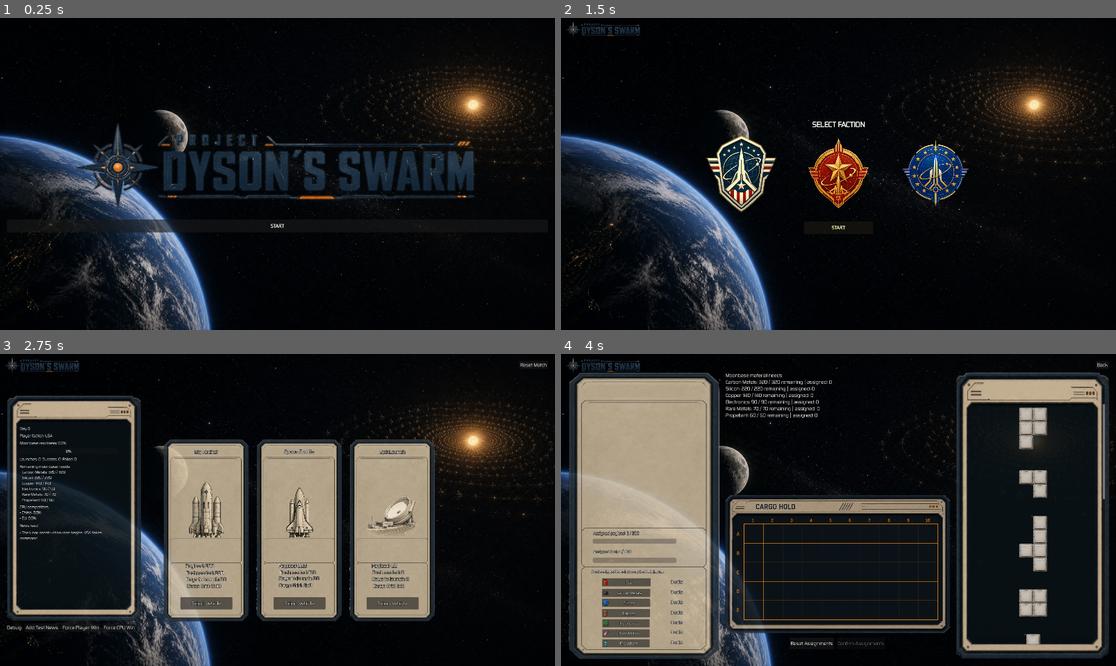
Above: before the commit, frames 1-4 (two rows, left to right).
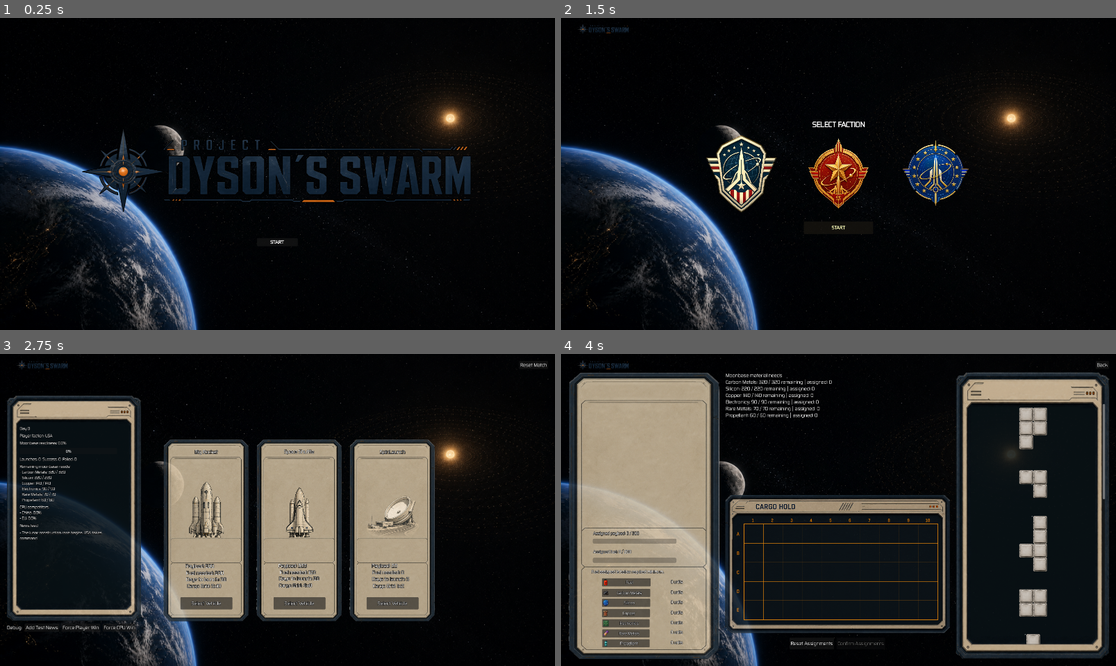
Above: after the commit, the same moments.

Repository: Geopardi00/ProjectDysonSwarm
Game: Godot game, scene res://scenes/main/Main.tscn
The game is run twice, just before and just after one commit, with the same random seed, the same clock (stepped at 60 frames per second) and the same inputs. Sound files missing from this copy of the repository are replaced by a short silence.
Inputs (mouse positions are in pixels of both pictures, inside the frame that each line leads up to):
- Up to frame 1 (0.25 s): no input
- Up to frame 2 (1.5 s): click "START" at 0.5 s; click (738, 174) at 1.27 s
- Up to frame 3 (2.75 s): click "START" at 2 s
- Up to frame 4 (4 s): click "Reset Match" at 2.75 s; click "Select Vehicle" at 3.5 s

The runs differ from the first frame. In frame 1, 16% of the frame differs, in the area x 0-100%, y 0-100%; in frame 2, 11%; in frame 3, 6.0%; in frame 4, 3.0%.

Commit message:
Add editable opening screen preview

Diff:
--- a/scenes/main/Main.gd
+++ b/scenes/main/Main.gd
@@ -1,3 +1,4 @@
+@tool
 extends Control
 
 const GameDataScript := preload("res://scripts/data/GameData.gd")
@@ -23,6 +24,32 @@
 	"res://audio/music/bg_music3.mp3",
 ]
 
+@export_category("Opening Screen Layout")
+@export_range(-300.0, 300.0, 1.0, "suffix:px") var opening_vertical_offset := 90.0:
+	set(value):
+		opening_vertical_offset = value
+		_update_editor_opening_preview()
+@export_range(0.0, 200.0, 1.0, "suffix:px") var opening_title_button_spacing := 28.0:
+	set(value):
+		opening_title_button_spacing = value
+		_update_editor_opening_preview()
+@export_range(200.0, 1800.0, 1.0, "suffix:px") var opening_title_width := 1448.0:
+	set(value):
+		opening_title_width = value
+		_update_editor_opening_preview()
+@export_range(50.0, 600.0, 1.0, "suffix:px") var opening_title_height := 333.0:
+	set(value):
+		opening_title_height = value
+		_update_editor_opening_preview()
+@export_range(100.0, 600.0, 1.0, "suffix:px") var opening_button_width := 220.0:
+	set(value):
+		opening_button_width = value
+		_update_editor_opening_preview()
+@export_range(24.0, 160.0, 1.0, "suffix:px") var opening_button_height := 44.0:
+	set(value):
+		opening_button_height = value
+		_update_editor_opening_preview()
+
 @onready var root_margin: MarginContainer = $RootMargin
 @onready var cargo_loading_screen: Control = %CargoLoadingScreen
 
@@ -38,6 +65,12 @@
 
 
 func _ready() -> void:
+	if Engine.is_editor_hint():
+		call_deferred("_update_editor_opening_preview")
+		return
+	var editor_preview := get_node_or_null("EditorOpeningPreview") as Control
+	if editor_preview != null:
+		editor_preview.visible = false
 	_add_scene_background()
 	_add_corner_logo()
 	_start_background_music()
@@ -128,11 +161,14 @@
 func _build_opening_screen() -> Control:
 	var layout := VBoxContainer.new()
 	layout.set_anchors_preset(Control.PRESET_FULL_RECT)
+	layout.offset_top = opening_vertical_offset
+	layout.offset_bottom = opening_vertical_offset
 	layout.alignment = BoxContainer.ALIGNMENT_CENTER
-	layout.add_theme_constant_override("separation", 28)
+	layout.add_theme_constant_override("separation", int(opening_title_button_spacing))
 
 	var logo := TextureRect.new()
-	logo.custom_minimum_size = Vector2(1448, 333)
+	logo.custom_minimum_size = Vector2(opening_title_width, opening_title_height)
+	logo.size_flags_horizontal = Control.SIZE_SHRINK_CENTER
 	logo.texture = UiAssetsScript.get_title_logo()
 	logo.expand_mode = TextureRect.EXPAND_FIT_WIDTH_PROPORTIONAL
 	logo.stretch_mode = TextureRect.STRETCH_KEEP_ASPECT_CENTERED
@@ -141,13 +177,35 @@
 
 	var start_button := Button.new()
 	start_button.text = "START"
-	start_button.custom_minimum_size = Vector2(220, 44)
+	start_button.custom_minimum_size = Vector2(opening_button_width, opening_button_height)
+	start_button.size_flags_horizontal = Control.SIZE_SHRINK_CENTER
 	start_button.pressed.connect(_show_faction_select)
 	layout.add_child(start_button)
 
 	UiAssetsScript.apply_text_outline(layout)
 	UiAssetsScript.apply_semibold_font(start_button)
 	return layout
+
+
+func _update_editor_opening_preview() -> void:
+	if not Engine.is_editor_hint() or not is_inside_tree():
+		return
+	var preview := get_node_or_null("EditorOpeningPreview") as Control
+	if preview == null:
+		return
+	preview.visible = true
+	var layout := preview.get_node_or_null("Layout") as VBoxContainer
+	var logo := preview.get_node_or_null("Layout/TitleLogo") as TextureRect
+	var start_button := preview.get_node_or_null("Layout/StartButton") as Button
+	if layout == null or logo == null or start_button == null:
+		return
+	layout.offset_top = opening_vertical_offset
+	layout.offset_bottom = opening_vertical_offset
+	layout.add_theme_constant_override("separation", int(opening_title_button_spacing))
+	logo.custom_minimum_size = Vector2(opening_title_width, opening_title_height)
+	start_button.custom_minimum_size = Vector2(opening_button_width, opening_button_height)
+	UiAssetsScript.apply_text_outline(layout)
+	UiAssetsScript.apply_semibold_font(start_button)
 
 
 func _build_faction_select_screen() -> Control:
--- a/scenes/main/Main.tscn
+++ b/scenes/main/Main.tscn
@@ -1,9 +1,16 @@
-[gd_scene load_steps=3 format=3 uid="uid://project_dyson_swarm_main"]
+[gd_scene format=3 uid="uid://bewujagdnwswd"]
 
-[ext_resource type="Script" path="res://scenes/main/Main.gd" id="1_main"]
-[ext_resource type="PackedScene" path="res://scenes/ui/CargoLoadingScreen.tscn" id="2_cargo"]
+[ext_resource type="Script" uid="uid://cpji1rpre3d1s" path="res://scenes/main/Main.gd" id="1_main"]
+[ext_resource type="PackedScene" uid="uid://b8tgph63inluv" path="res://scenes/ui/CargoLoadingScreen.tscn" id="2_cargo"]
+[ext_resource type="Texture2D" uid="uid://jdd6xt5nsnso" path="res://assets/ui/backgrounds/ui_bg_space_loading_1920x1080.png" id="3_background"]
+[ext_resource type="Texture2D" uid="uid://cdrrtf0a71lrp" path="res://assets/ui/title/title_logo.png" id="4_title_logo"]
+[ext_resource type="FontFile" uid="uid://i1vysh7sha26" path="res://assets/ui/fonts/zekton/Zekton-Regular.otf" id="5_dc040"]
 
-[node name="Main" type="Control"]
+[sub_resource type="FontVariation" id="FontVariation_1rhdn"]
+base_font = ExtResource("5_dc040")
+variation_embolden = 0.8
+
+[node name="Main" type="Control" unique_id=1824463018]
 layout_mode = 3
 anchors_preset = 15
 anchor_right = 1.0
@@ -11,8 +18,14 @@
 grow_horizontal = 2
 grow_vertical = 2
 script = ExtResource("1_main")
+opening_vertical_offset = 48.0
+opening_title_button_spacing = 0.0
+opening_title_width = 1800.0
+opening_title_height = 473.0
+opening_button_width = 141.0
+opening_button_height = 24.0
 
-[node name="RootMargin" type="MarginContainer" parent="."]
+[node name="RootMargin" type="MarginContainer" parent="." unique_id=755015488]
 layout_mode = 1
 anchors_preset = 15
 anchor_right = 1.0
@@ -24,75 +37,129 @@
 theme_override_constants/margin_right = 24
 theme_override_constants/margin_bottom = 24
 
-[node name="Layout" type="VBoxContainer" parent="RootMargin"]
+[node name="Layout" type="VBoxContainer" parent="RootMargin" unique_id=631813794]
 layout_mode = 2
 theme_override_constants/separation = 14
 
-[node name="Title" type="Label" parent="RootMargin/Layout"]
+[node name="Title" type="Label" parent="RootMargin/Layout" unique_id=1934240542]
 layout_mode = 2
+theme_override_font_sizes/font_size = 24
 text = "Project Dyson Swarm"
-theme_override_font_sizes/font_size = 24
 
-[node name="Buttons" type="HBoxContainer" parent="RootMargin/Layout"]
+[node name="Buttons" type="HBoxContainer" parent="RootMargin/Layout" unique_id=1007029573]
 layout_mode = 2
 theme_override_constants/separation = 8
 
-[node name="BigRocketButton" type="Button" parent="RootMargin/Layout/Buttons"]
+[node name="BigRocketButton" type="Button" parent="RootMargin/Layout/Buttons" unique_id=1973579647]
 layout_mode = 2
 text = "Load Big Rocket"
 
-[node name="ShuttleButton" type="Button" parent="RootMargin/Layout/Buttons"]
+[node name="ShuttleButton" type="Button" parent="RootMargin/Layout/Buttons" unique_id=748196803]
 layout_mode = 2
 text = "Load Space Shuttle"
 
-[node name="FailedRocketButton" type="Button" parent="RootMargin/Layout/Buttons"]
+[node name="FailedRocketButton" type="Button" parent="RootMargin/Layout/Buttons" unique_id=1172067171]
 layout_mode = 2
 text = "Test Failed Rocket"
 
-[node name="SpinLaunchButton" type="Button" parent="RootMargin/Layout/Buttons"]
+[node name="SpinLaunchButton" type="Button" parent="RootMargin/Layout/Buttons" unique_id=1177906616]
 layout_mode = 2
 text = "Load SpinLaunch"
 
-[node name="ResetButton" type="Button" parent="RootMargin/Layout/Buttons"]
+[node name="ResetButton" type="Button" parent="RootMargin/Layout/Buttons" unique_id=1380159176]
 layout_mode = 2
 text = "Reset Match"
 
-[node name="Panels" type="HBoxContainer" parent="RootMargin/Layout"]
+[node name="Panels" type="HBoxContainer" parent="RootMargin/Layout" unique_id=167989973]
 layout_mode = 2
 size_flags_vertical = 3
 theme_override_constants/separation = 16
 
-[node name="LeftPanel" type="VBoxContainer" parent="RootMargin/Layout/Panels"]
+[node name="LeftPanel" type="VBoxContainer" parent="RootMargin/Layout/Panels" unique_id=624893476]
 layout_mode = 2
 size_flags_horizontal = 3
 theme_override_constants/separation = 12
 
-[node name="StatusLabel" type="Label" parent="RootMargin/Layout/Panels/LeftPanel"]
+[node name="StatusLabel" type="Label" parent="RootMargin/Layout/Panels/LeftPanel" unique_id=221574137]
 unique_name_in_owner = true
 layout_mode = 2
 text = "Status"
 
-[node name="NeedsLabel" type="Label" parent="RootMargin/Layout/Panels/LeftPanel"]
+[node name="NeedsLabel" type="Label" parent="RootMargin/Layout/Panels/LeftPanel" unique_id=513013344]
 unique_name_in_owner = true
 layout_mode = 2
 text = "Needs"
 
-[node name="CompetitorsLabel" type="Label" parent="RootMargin/Layout/Panels/LeftPanel"]
+[node name="CompetitorsLabel" type="Label" parent="RootMargin/Layout/Panels/LeftPanel" unique_id=2026680489]
 unique_name_in_owner = true
 layout_mode = 2
 text = "Competitors"
 
-[node name="NewsLabel" type="Label" parent="RootMargin/Layout/Panels"]
+[node name="NewsLabel" type="Label" parent="RootMargin/Layout/Panels" unique_id=966719872]
 unique_name_in_owner = true
 layout_mode = 2
 size_flags_horizontal = 3
 size_flags_vertical = 3
+text = "News"
 autowrap_mode = 3
-text = "News"
 
-[node name="CargoLoadingScreen" parent="." instance=ExtResource("2_cargo")]
+[node name="CargoLoadingScreen" parent="." unique_id=107664910 instance=ExtResource("2_cargo")]
 unique_name_in_owner = true
 visible = false
+layout_mode = 1
+
+[node name="EditorOpeningPreview" type="Control" parent="." unique_id=784489763]
+layout_mode = 1
+anchors_preset = 15
+anchor_right = 1.0
+anchor_bottom = 1.0
+grow_horizontal = 2
+grow_vertical = 2
+mouse_filter = 2
+
+[node name="Background" type="TextureRect" parent="EditorOpeningPreview" unique_id=739265710]
+layout_mode = 1
+anchors_preset = 15
+anchor_right = 1.0
+anchor_bottom = 1.0
+grow_horizontal = 2
+grow_vertical = 2
+mouse_filter = 2
+texture = ExtResource("3_background")
+expand_mode = 1
+stretch_mode = 6
+
+[node name="Layout" type="VBoxContainer" parent="EditorOpeningPreview" unique_id=775194093]
+layout_mode = 1
+anchors_preset = 15
+anchor_right = 1.0
+anchor_bottom = 1.0
+offset_top = 48.0
+offset_bottom = 48.0
+grow_horizontal = 2
+grow_vertical = 2
+theme_override_constants/separation = 0
+alignment = 1
+
+[node name="TitleLogo" type="TextureRect" parent="EditorOpeningPreview/Layout" unique_id=764883722]
+custom_minimum_size = Vector2(1800, 473)
+layout_mode = 2
+size_flags_horizontal = 4
+mouse_filter = 2
+texture = ExtResource("4_title_logo")
+expand_mode = 2
+stretch_mode = 5
+
+[node name="StartButton" type="Button" parent="EditorOpeningPreview/Layout" unique_id=384786634]
+custom_minimum_size = Vector2(141, 24)
+layout_mode = 2
+size_flags_horizontal = 4
+mouse_filter = 2
+theme_override_colors/font_color = Color(1, 1, 1, 1)
+theme_override_colors/font_outline_color = Color(0, 0, 0, 1)
+theme_override_constants/outline_size = 4
+theme_override_fonts/font = SubResource("FontVariation_1rhdn")
+text = "START"
 
 [connection signal="pressed" from="RootMargin/Layout/Buttons/BigRocketButton" to="." method="_on_big_rocket_button_pressed"]
 [connection signal="pressed" from="RootMargin/Layout/Buttons/ShuttleButton" to="." method="_on_shuttle_button_pressed"]
Binary file changed: assets/ui/backgrounds/ui_bg_space_loading_1920x1080.png
Binary file changed: assets/ui/title/title_logo.png
